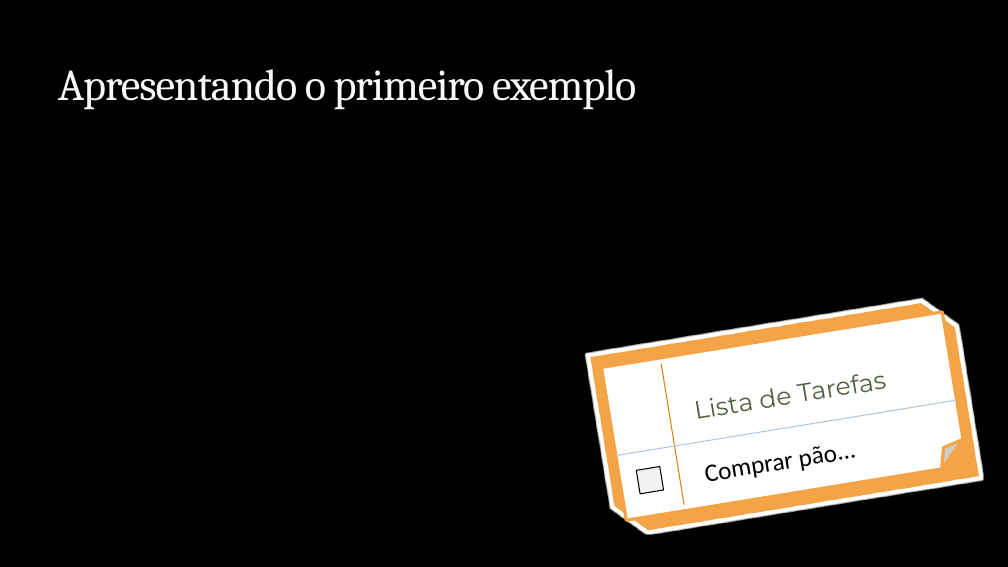
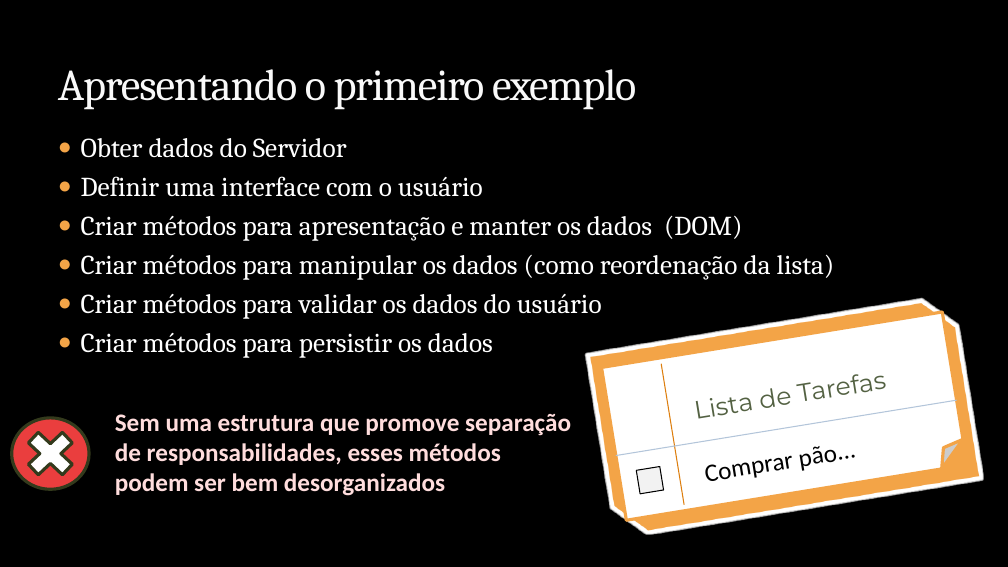
Before and after one commit to rodrigolessa/Sample.Kadastro.Knockout, a slide deck: slide 9 of Apresentacao.Knockout.JS/Knockout.JS.2014.04.pptx (slide 8 before the commit). Drawn at 1008x567 pixels with LibreOffice and Linux fonts; fonts in the diff are those of the drawing; background and template pictures are left out. Boxes give left, top, right and bottom in pixels: in the first picture for what was removed or moved away, otherwise in the second. Text is boxed around its words. In the diff, an @@ line names an element or a change of style, - is before the commit and + after.

Commit message:
Obtendo dados, iniciando exemplo

```diff
--- a/Apresentacao.Knockout.JS/Knockout.JS.2014.04.pptx
+++ b/Apresentacao.Knockout.JS/Knockout.JS.2014.04.pptx
@@ text added at (81, 138, 835, 358), 26 pt, text #FFFFFF @@
+● Obter dados do Servidor
+● Definir uma interface com o usuário
+● Criar métodos para apresentação e manter os dados (DOM)
+● Criar métodos para manipular os dados (como reordenação da lista)
+● Criar métodos para validar os dados do usuário
+● Criar métodos para persistir os dados
@@ ellipse added at (11, 418, 88, 489), fill #EA3E3E, outline #333A1C 3 pt @@
@@ text added at (115, 414, 571, 496), 24 pt, text #FFDDDD, bold @@
+Sem uma estrutura que promove separação de responsabilidades, esses métodos podem ser bem desorganizados
@@ cross added at (17, 423, 83, 484), fill #FFFFFF, outline #333A1C 3 pt @@
```
Also in this commit, not shown: 1 other slide changed, 2 slides added, 1 slide removed, 1 other file.
